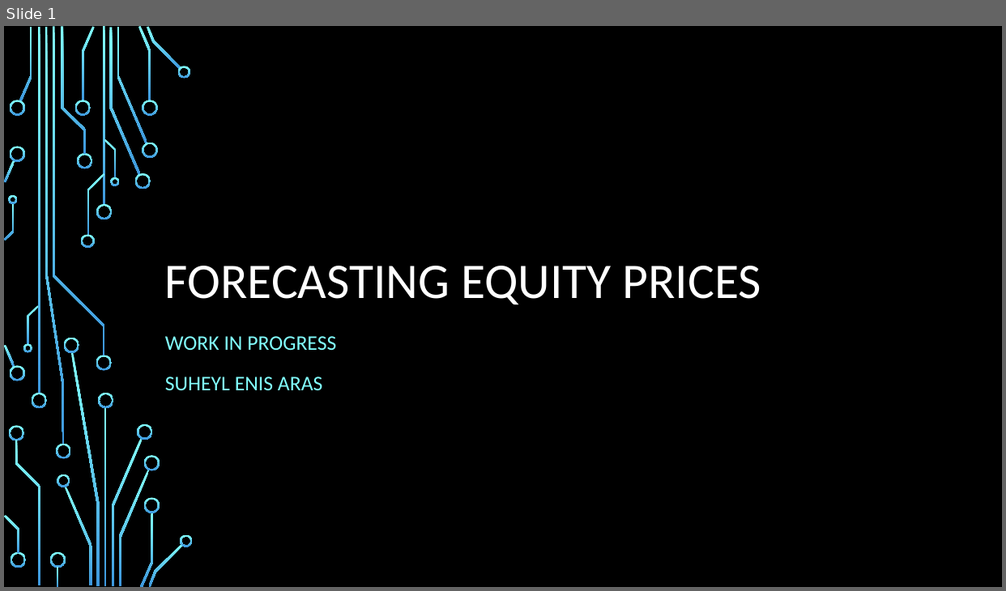
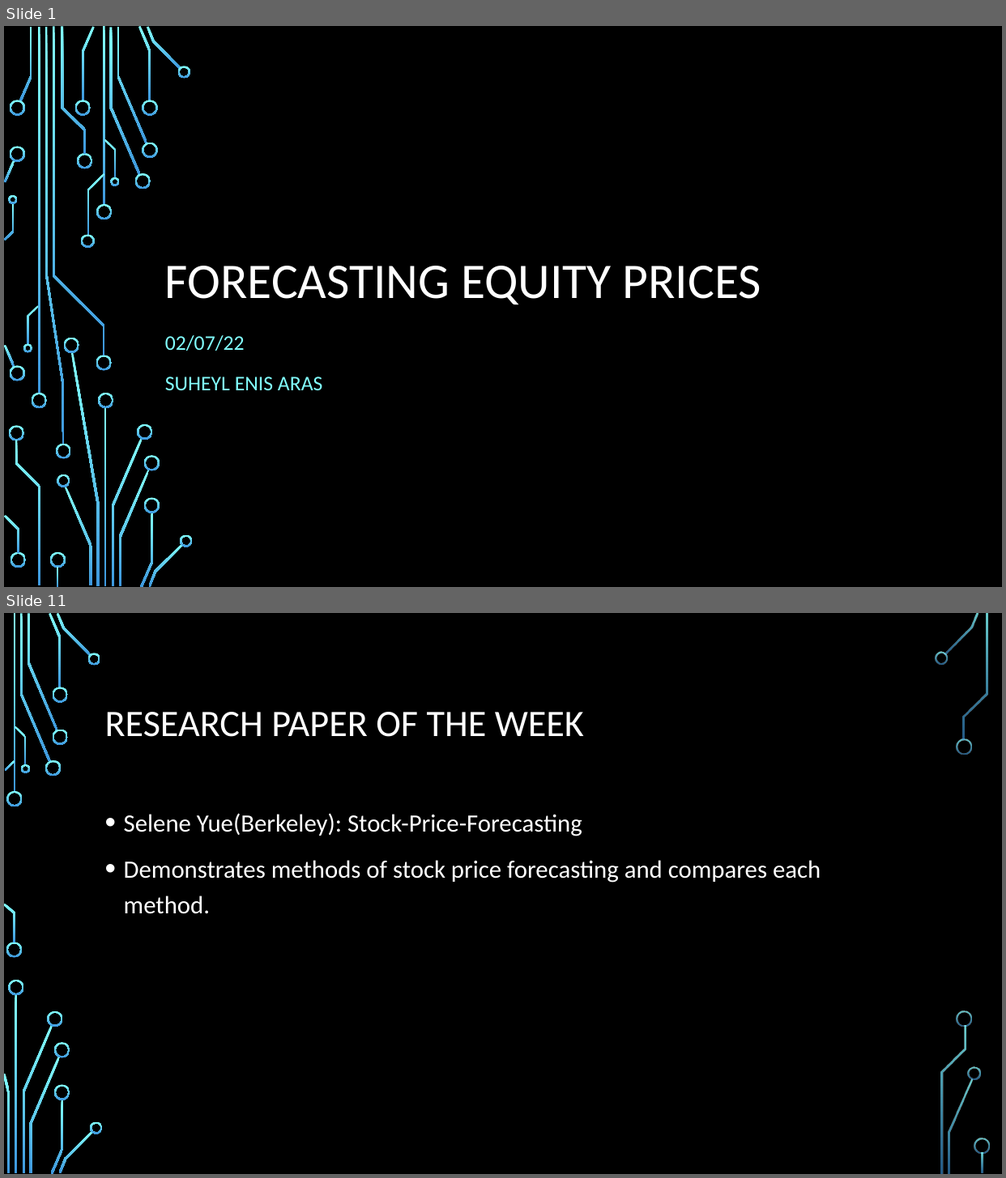
Before and after one commit to enisaras/RLOnEquities-Research, a slide deck: presentations/Week2_forecasting.pptx. Shown one above the other, each under a label of ours: slide 1 before the commit, slides 1 and 11 after it; the slides between them are not shown. The pictures are 1006x591 and 1006x1178 pixels, drawn with LibreOffice and Linux fonts; fonts in the diff are those of the drawing; background and template pictures are left out. Boxes give left, top, right and bottom in pixels: in the first picture for what was removed or moved away, otherwise in the second. Text is boxed around its words. In the diff, an @@ line names an element or a change of style, - is before the commit and + after.

Commit message:
added week2 presentation

```diff
--- a/presentations/Week2_forecasting.pptx
+++ b/presentations/Week2_forecasting.pptx
@@ slide 11 added at (x1=4, y1=613, x2=1002, y2=1174), background picture (left out) @@
@@ title added at (x1=105, y1=712, x2=584, y2=737), 36 pt, text #FFFFFF @@
+RESEARCH PAPER OF THE WEEK
@@ text added at (x1=124, y1=813, x2=820, y2=914), 24 pt, text #FFFFFF @@
+• Selene Yue(Berkeley): Stock-Price-Forecasting
+• Demonstrates methods of stock price forecasting and compares each method.
@@ group added at (x1=4, y1=613, x2=990, y2=1174): 33 freeform shapes, 3 rectangles @@
@@ slide 1 changed as well @@
@@ subtitle at (x1=165, y1=335, x2=245, y2=351): text changed @@
-WORK IN PROGRESS
+02/07/22
```
Also in this commit, not shown: 10 other slides added, 8 other files.
